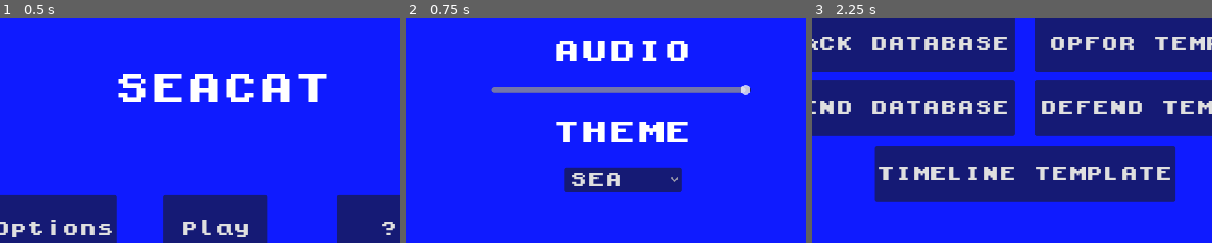
Above: before the commit, frames 1-3 (left to right).
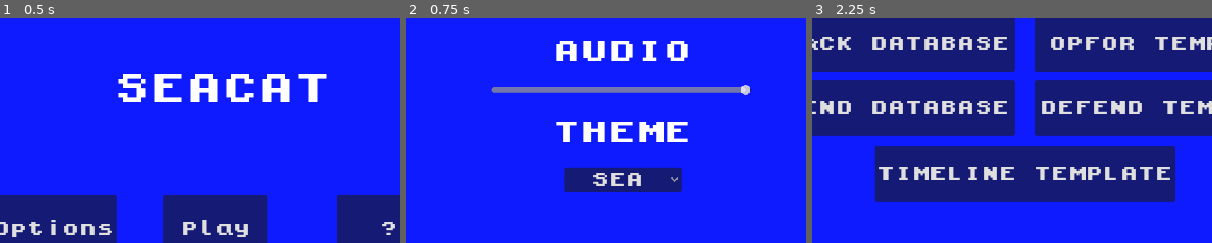
Above: after the commit, the same moments.

Repository: phan-andrew/demo3
Game: Godot game, scene res://game_scenes/start_screen/start_screen.tscn
Two runs of this game, one before a commit and one after it. Both use one fixed random seed, a clock stepped at 60 frames per second and the inputs below.
Inputs:
- Up to frame 1 (0.5 s): no input
- Up to frame 2 (0.75 s): click "Options" at 0.5 s
- Up to frame 3 (2.25 s): click "BACK" at 1.25 s; click "Play" at 2 s
The pictures show only the part of the screen within x 23-73%, y 22-72%; the shares and areas given below are measured in that part.

Frame 1 is identical in both runs. In frame 2, 0.7% of the frame differs, in the area x 41-59%, y 68-75%; in frame 3, nothing differs.

Commit message:
Update options_screen.tscn

Diff:
--- a/game_scenes/options_screen/options_screen.tscn
+++ b/game_scenes/options_screen/options_screen.tscn
@@ -100,6 +100,7 @@
 offset_right = 662.0
 offset_bottom = 395.0
 theme = ExtResource("1_h8dew")
+alignment = 1
 item_count = 3
 popup/item_0/text = "SEA"
 popup/item_0/id = 0
Not shown: 1 places in game_scenes/options_screen/options_screen.tscn that only renumber resources
